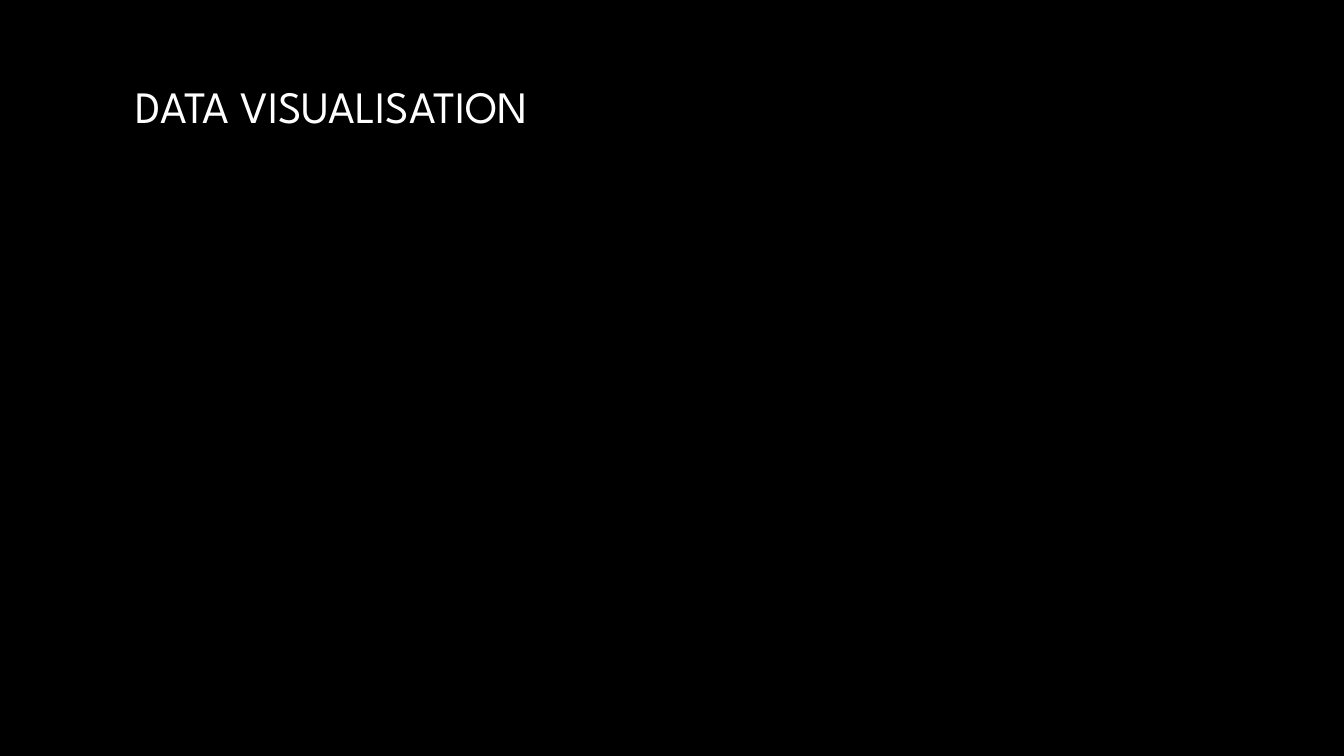
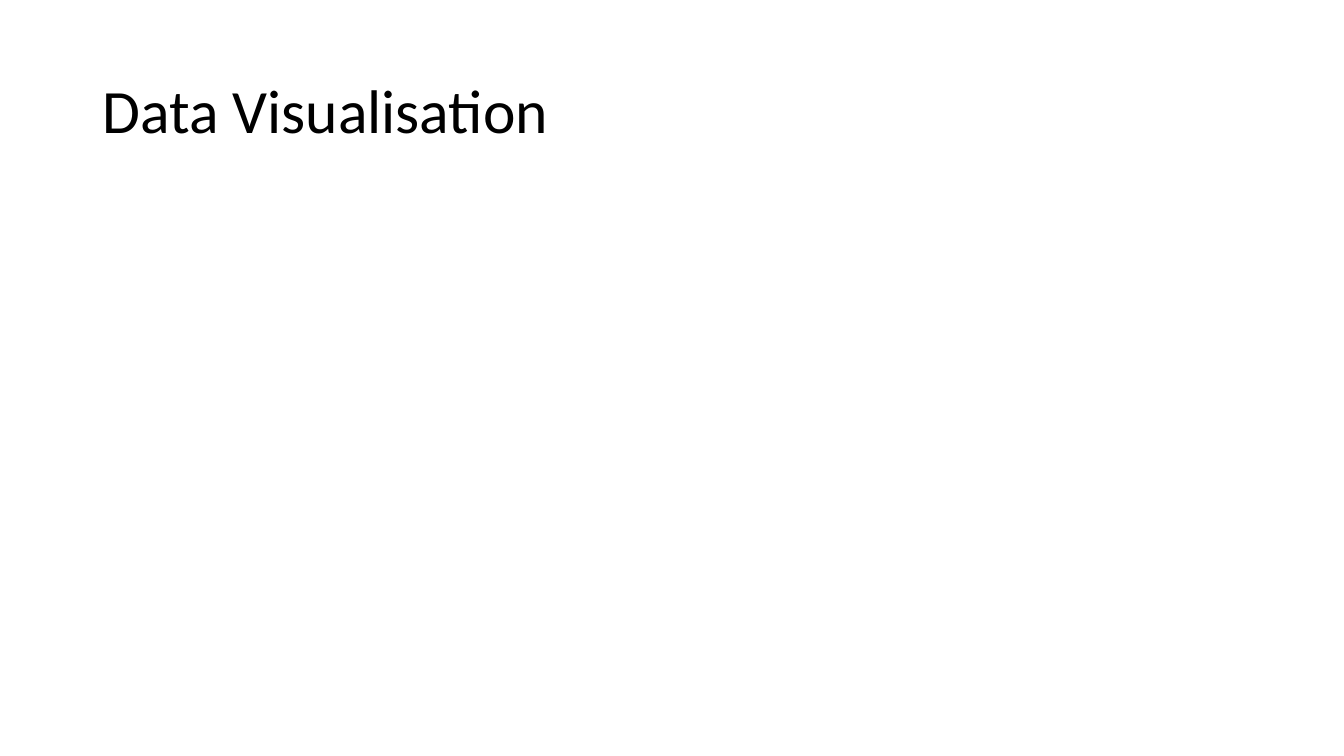
Before and after one commit to manullamas/CrimeDV, a slide deck: slide 9 of Presentation/Team5_Final.pptx. Drawn at 1344x756 pixels with LibreOffice and Linux fonts; fonts in the diff are those of the drawing; background and template pictures are left out. Boxes give left, top, right and bottom in pixels: in the first picture for what was removed or moved away, otherwise in the second. Text is boxed around its words. In the diff, an @@ line names an element or a change of style, - is before the commit and + after.

```diff
--- a/Presentation/Team5_Final.pptx
+++ b/Presentation/Team5_Final.pptx
@@ background picture (left out) to #FFFFFF @@
@@ title at [102, 90, 548, 134]: text changed; size 32 to 44 pt; font League Spartan to Calibri; text colour gradient #FFFFFF to #A6A6A6 to #000000 @@
-DATA VISUALISATION
+Data Visualisation
```
Also in this commit, not shown: 9 other slides changed, 1 other file.
